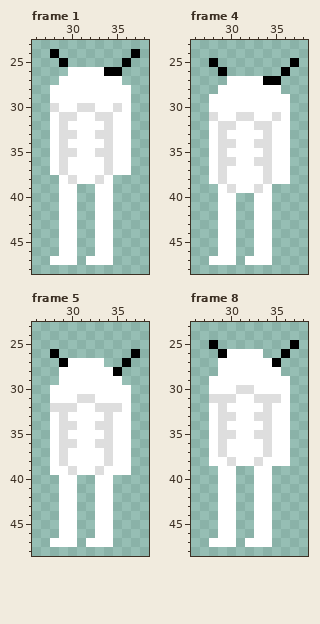
Pixel-art file -- Assets/Art/Characters/Player/Idle/Player_Idle_Left.aseprite. The picture above was drawn from the file before the commit.
64x64 pixels, 8 frames. Shown: frame 1: x 26..38, y 23..48; frame 4: x 26..38, y 23..48; frame 5: x 26..38, y 23..48; frame 8: x 26..38, y 23..48. The commit also changed other frames, which this record leaves out.
Now the later version:
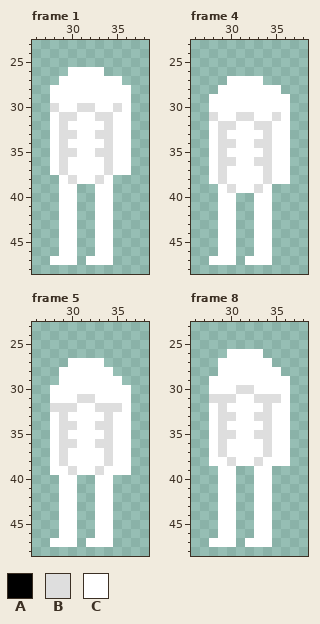
Palette (. is transparent): A #000000  B #dedede  C #ffffff
Change:
layer "Weapons/Dagger" now hidden
--- frame 1
@@ x 26..38 @@
 23 .............
-24 ..A........A.
-25 ...A......A..
-26 ....CCCCAA...
+24 .............
+25 .............
+26 ....CCCC.....
 27 ...CCCCCCC...
--- frame 4
@@ x 26..38 @@
 24 .............
-25 ..A........A.
-26 ...A......A..
-27 ....CCCCAA...
+25 .............
+26 .............
+27 ....CCCC.....
 28 ...CCCCCCC...
--- frame 5
@@ x 26..38 @@
 25 .............
-26 ..A........A.
-27 ...ACCCC..A..
-28 ...CCCCCCA...
+26 .............
+27 ....CCCC.....
+28 ...CCCCCC....
 29 ...CCCCCCC...
--- frame 8
@@ x 26..38 @@
 24 .............
-25 ..A........A.
-26 ...ACCCC..A..
-27 ...CCCCCCA...
+25 .............
+26 ....CCCC.....
+27 ...CCCCCC....
 28 ...CCCCCCC...
Changed places in both pictures, as pixel boxes (x1, y1, x2, y2):
erased: (50, 49, 140, 76)
erased: (209, 58, 299, 85)
erased: (50, 349, 68, 367)
erased: (113, 349, 140, 376)
erased: (209, 340, 227, 358)
erased: (272, 340, 299, 367)
